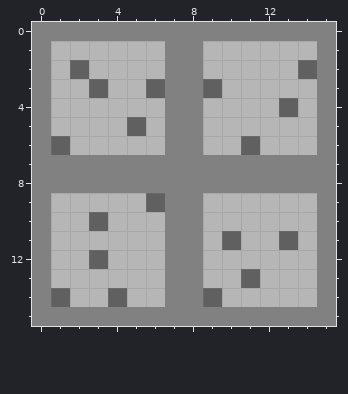
A pixel-art sprite gets an edit: Resources/LevelAssets/floor_01.png. The picture above is the old version.
Colours within 5 levels of each other are drawn and written as one.
The same view after the edit:
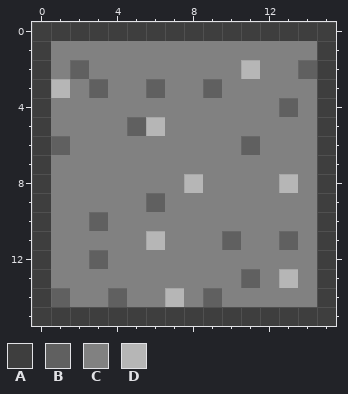
Palette (. is transparent): A #3e3e3e  B #606060  C #818181  D #b6b6b6
The edit:
file 32x32 -> 64x64 pixels (blocks of 2x2 -> 4x4; one block is one cell here)
@@ x 0..15 @@
- 0 CCCCCCCCCCCCCCCC
- 1 CDDDDDDCCDDDDDDC
- 2 CDBDDDDCCDDDDDBC
- 3 CDDBDDBCCBDDDDDC
- 4 CDDDDDDCCDDDDBDC
- 5 CDDDDBDCCDDDDDDC
- 6 CBDDDDDCCDDBDDDC
- 7 CCCCCCCCCCCCCCCC
- 8 CCCCCCCCCCCCCCCC
- 9 CDDDDDBCCDDDDDDC
-10 CDDBDDDCCDDDDDDC
-11 CDDDDDDCCDBDDBDC
-12 CDDBDDDCCDDDDDDC
-13 CDDDDDDCCDDBDDDC
-14 CBDDBDDCCBDDDDDC
-15 CCCCCCCCCCCCCCCC
+ 0 AAAAAAAAAAAAAAAA
+ 1 ACCCCCCCCCCCCCCA
+ 2 ACBCCCCCCCCDCCBA
+ 3 ADCBCCBCCBCCCCCA
+ 4 ACCCCCCCCCCCCBCA
+ 5 ACCCCBDCCCCCCCCA
+ 6 ABCCCCCCCCCBCCCA
+ 7 ACCCCCCCCCCCCCCA
+ 8 ACCCCCCCDCCCCDCA
+ 9 ACCCCCBCCCCCCCCA
+10 ACCBCCCCCCCCCCCA
+11 ACCCCCDCCCBCCBCA
+12 ACCBCCCCCCCCCCCA
+13 ACCCCCCCCCCBCDCA
+14 ABCCBCCDCBCCCCCA
+15 AAAAAAAAAAAAAAAA
